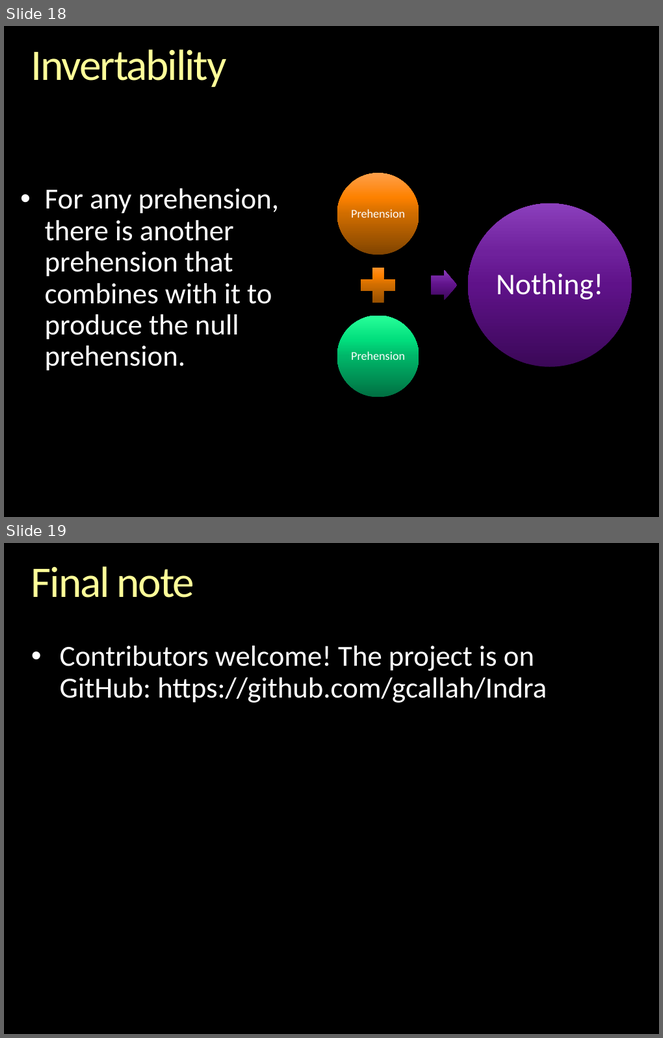
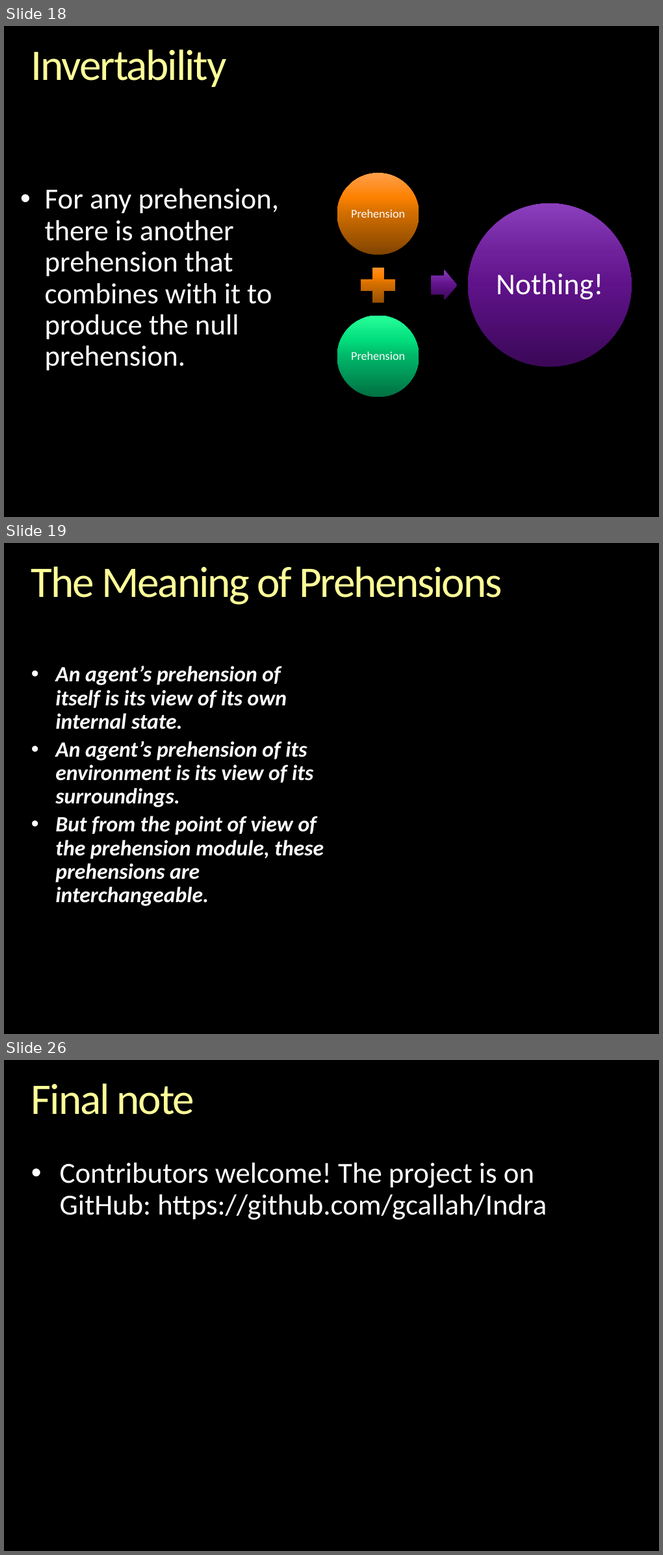
Before and after one commit to gcallah/indras_net, a slide deck: docs/ABMsAsAlgebraic.pptx. Shown one above the other, each under a label of ours: slides 18 and 19 before the commit, slides 18, 19 and 26 after it; the slides between them are not shown. The pictures are 663x1038 and 663x1555 pixels, drawn with LibreOffice and Linux fonts; fonts in the diff are those of the drawing; background and template pictures are left out. Boxes give left, top, right and bottom in pixels: in the first picture for what was removed or moved away, otherwise in the second. Text is boxed around its words. In the diff, an @@ line names an element or a change of style, - is before the commit and + after.

```diff
--- a/docs/ABMsAsAlgebraic.pptx
+++ b/docs/ABMsAsAlgebraic.pptx
@@ slide 19 added at (x1=4, y1=543, x2=659, y2=1034), background picture (left out) @@
@@ title added at (x1=31, y1=566, x2=502, y2=605), 48 pt, text gradient #FFFFB9 to #FFFF99 to #F6AE1E @@
+The Meaning of Prehensions
@@ text added at (x1=55, y1=666, x2=324, y2=906), 24 pt, text #FFFFFF, bold, italic @@
+      • An agent’s prehension of itself is its view of its own internal state.
+      • An agent’s prehension of its environment is its view of its surroundings.
+      • But from the point of view of the prehension module, these prehensions are interchangeable.
@@ what was slide 19 is now slide 26 @@
```
Also in this commit, not shown: 5 slides changed, 7 other slides added, 1 other file.
